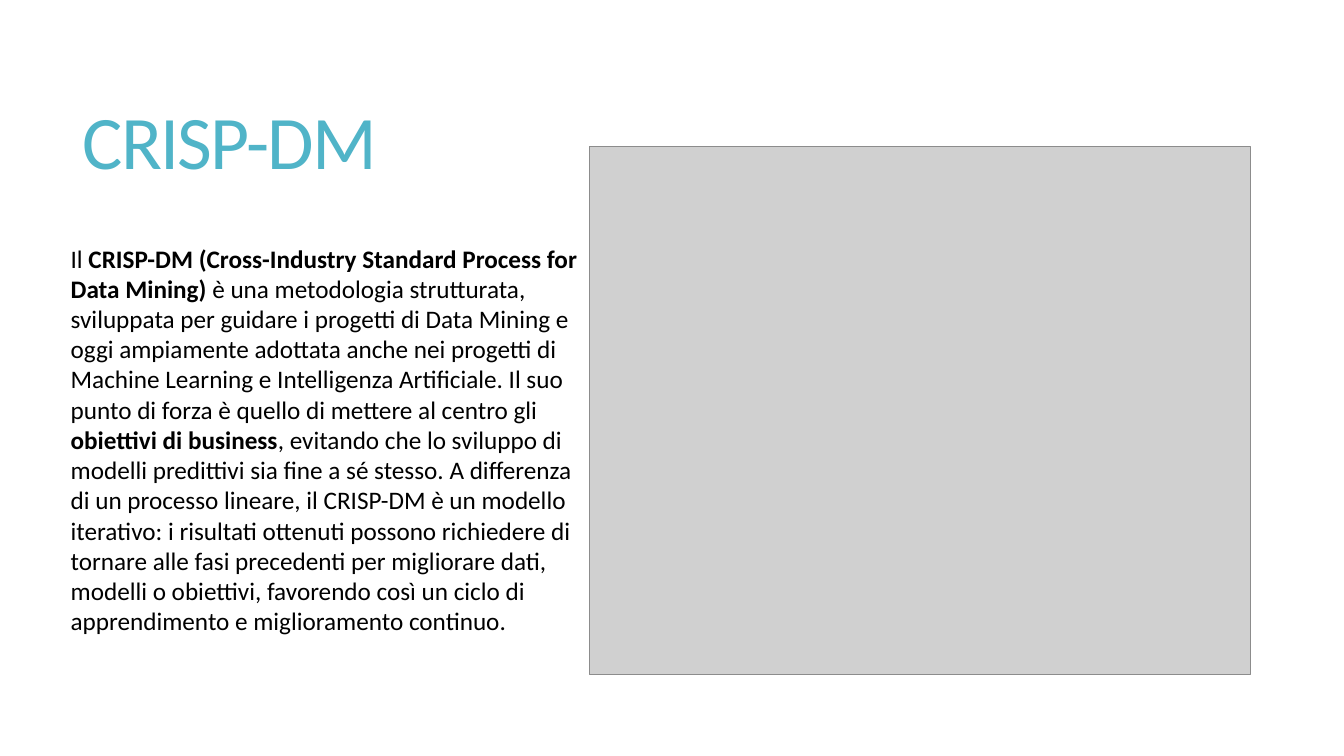
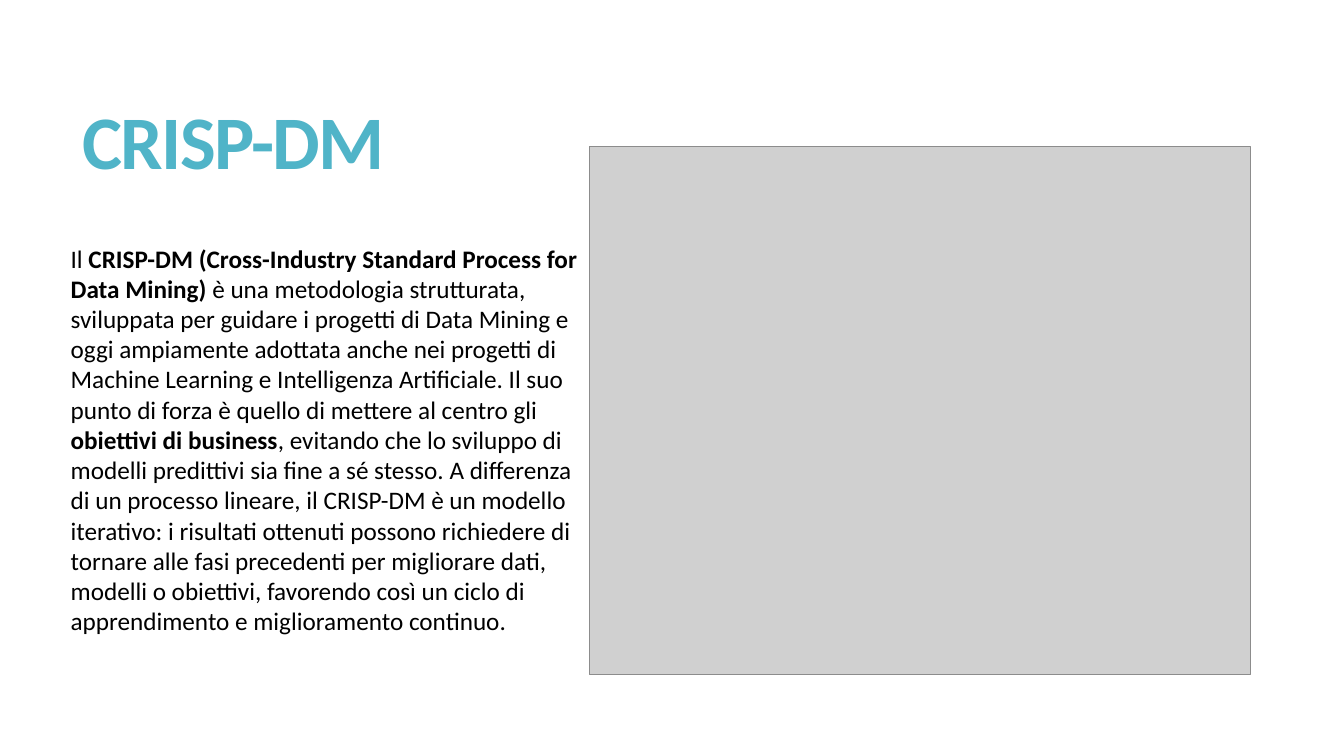
Before and after one commit to misterkilgore/machine_learning_4_pmi, a slide deck: slide 19 of slides/Innovazione con l’IA - Lezione 1.pptx. Drawn at 1344x756 pixels with LibreOffice and Linux fonts; fonts in the diff are those of the drawing; grey boxes stand for pictures. Boxes give left, top, right and bottom in pixels: in the first picture for what was removed or moved away, otherwise in the second. Text is boxed around its words. In the diff, an @@ line names an element or a change of style, - is before the commit and + after.

```diff
--- a/slides/Innovazione con l’IA - Lezione 1.pptx
+++ b/slides/Innovazione con l’IA - Lezione 1.pptx
@@ title "CRISP-DM" at box(83, 119, 385, 170): bold on @@
```
Also in this commit, not shown: 2 other slides changed, 9 slides added, 1 other file.
